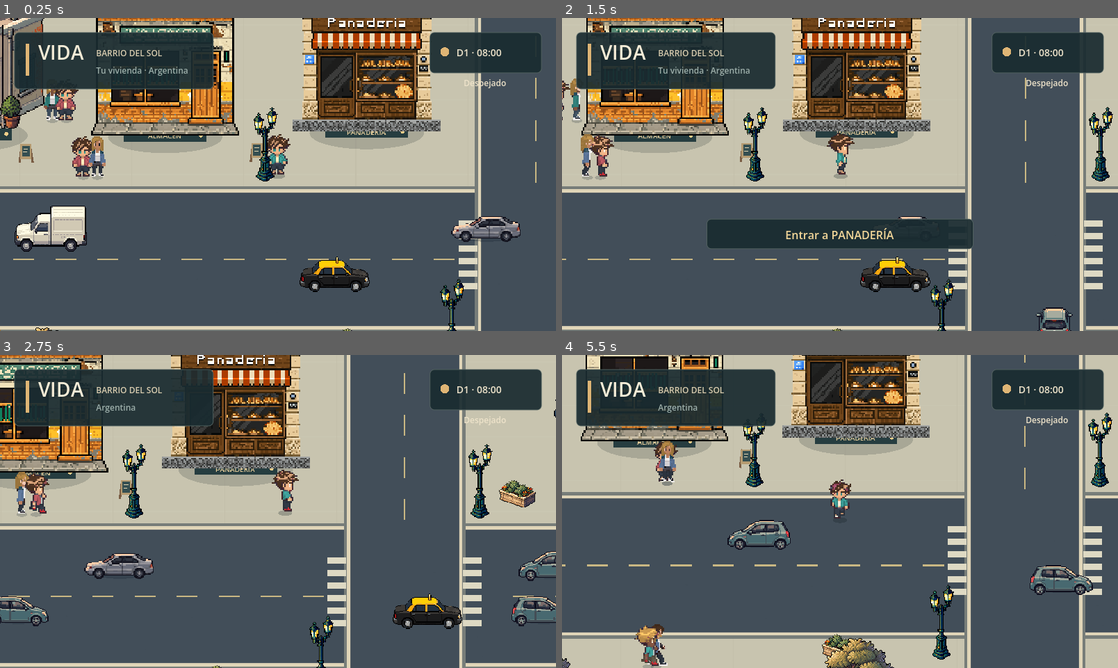
Above: before the commit, frames 1-4 (two rows, left to right).
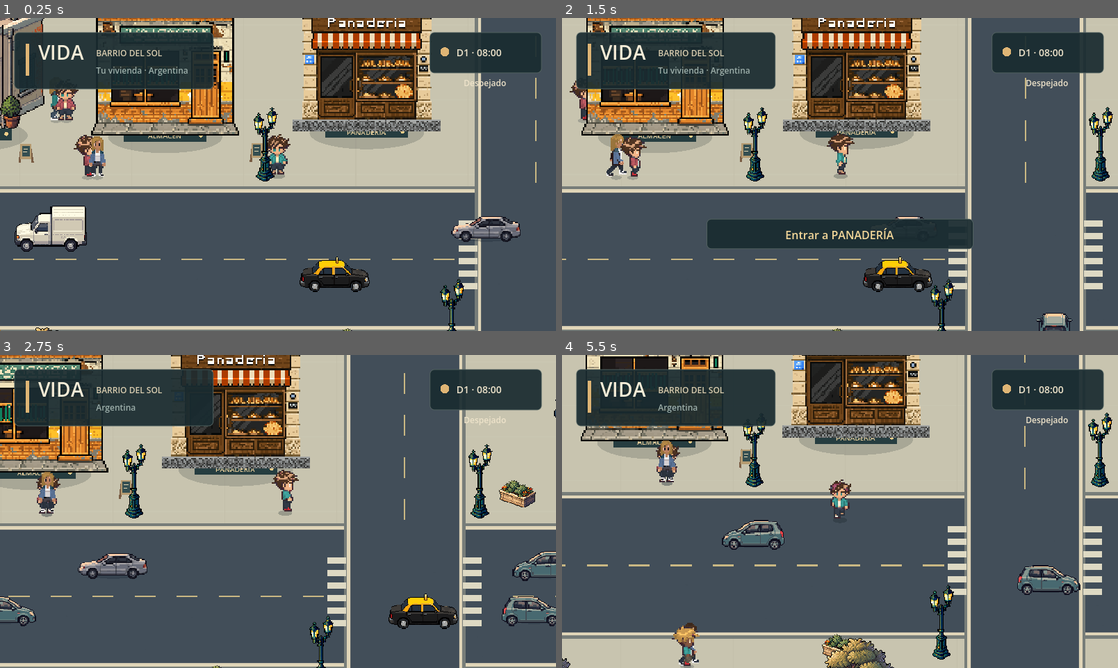
Above: after the commit, the same moments.

Repository: AgustinWojtyszyn/Life--simulador-de-vida
Game: Godot game, scene res://scenes/playground.tscn
Two runs of this game, one before a commit and one after it. Both use one fixed random seed, a clock stepped at 60 frames per second and the inputs below. This scene is started directly instead of the project's main scene.
Inputs (mouse positions are in pixels of both pictures, inside the frame that each line leads up to):
- Up to frame 1 (0.25 s): no input
- Up to frame 2 (1.5 s): move the mouse to (962, 158) at 0.52 s; hold D (move_right) 0.53-1.25 s; tap E (interact) at 0.6 s; click (962, 158) at 0.67 s; drag from (728, 190) to (812, 237) at 1.27 s
- Up to frame 3 (2.75 s): move the mouse to (333, 442) at 2.02 s; hold D (move_right) from 2.03 s (still down); tap E (interact) at 2.1 s
- Up to frame 4 (5.5 s): release D (move_right) at 2.75 s; drag from (812, 574) to (673, 464) at 2.77 s; move the mouse to (1006, 558) at 3.52 s; hold A (move_left) 3.53-4.25 s; tap E (interact) at 3.6, 5.1 s; drag from (673, 464) to (756, 433) at 4.27 s; move the mouse to (867, 511) at 5.02 s; hold S (move_down) from 5.03 s (still down); click (867, 511) at 5.17 s

The runs differ from the first frame. In frame 1, 0.6% of the frame differs, in the area x 3-93%, y 22-88%; in frame 2, 2.2%; in frame 3, 3.2%, in the area x 0-100%, y 37-88%; in frame 4, 2.5%.

Commit message:
fix: reduce repeated directional house rows

Diff:
--- a/scripts/data/district_blocks.gd
+++ b/scripts/data/district_blocks.gd
@@ -164,7 +164,10 @@
 	# Side streets no longer rotate arbitrary storefront PNGs. Only the
 	# directional residential family is used here, so doors/windows truly face
 	# the road rather than looking sideways into another building.
-	var side_y: Array[float] = [820.0, 1530.0, 2290.0, 3040.0]
+	# Directional side-facade art is intentionally sparser than the varied
+	# south-facing rows. Repeating the same east/west house four times per block
+	# made the city feel stamped even though the road network was larger.
+	var side_y: Array[float] = [820.0, 1850.0, 3040.0]
 	for road in vertical_roads(district):
 		for y in side_y:
 			if y > district.world_size.y - 80:
